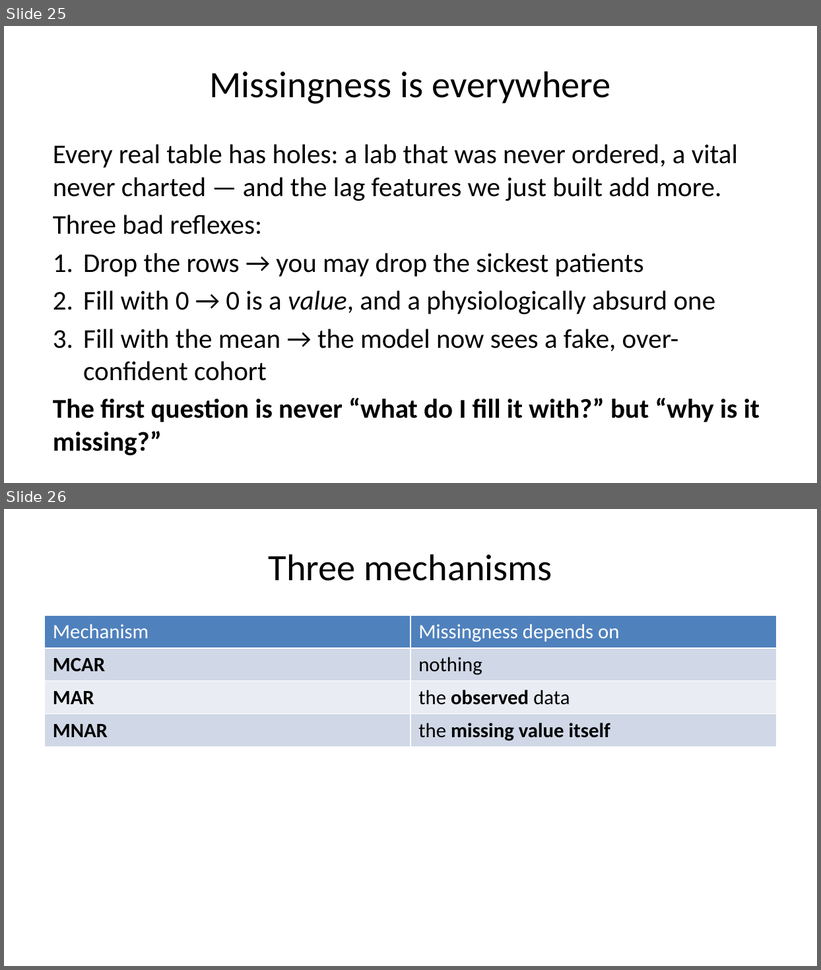
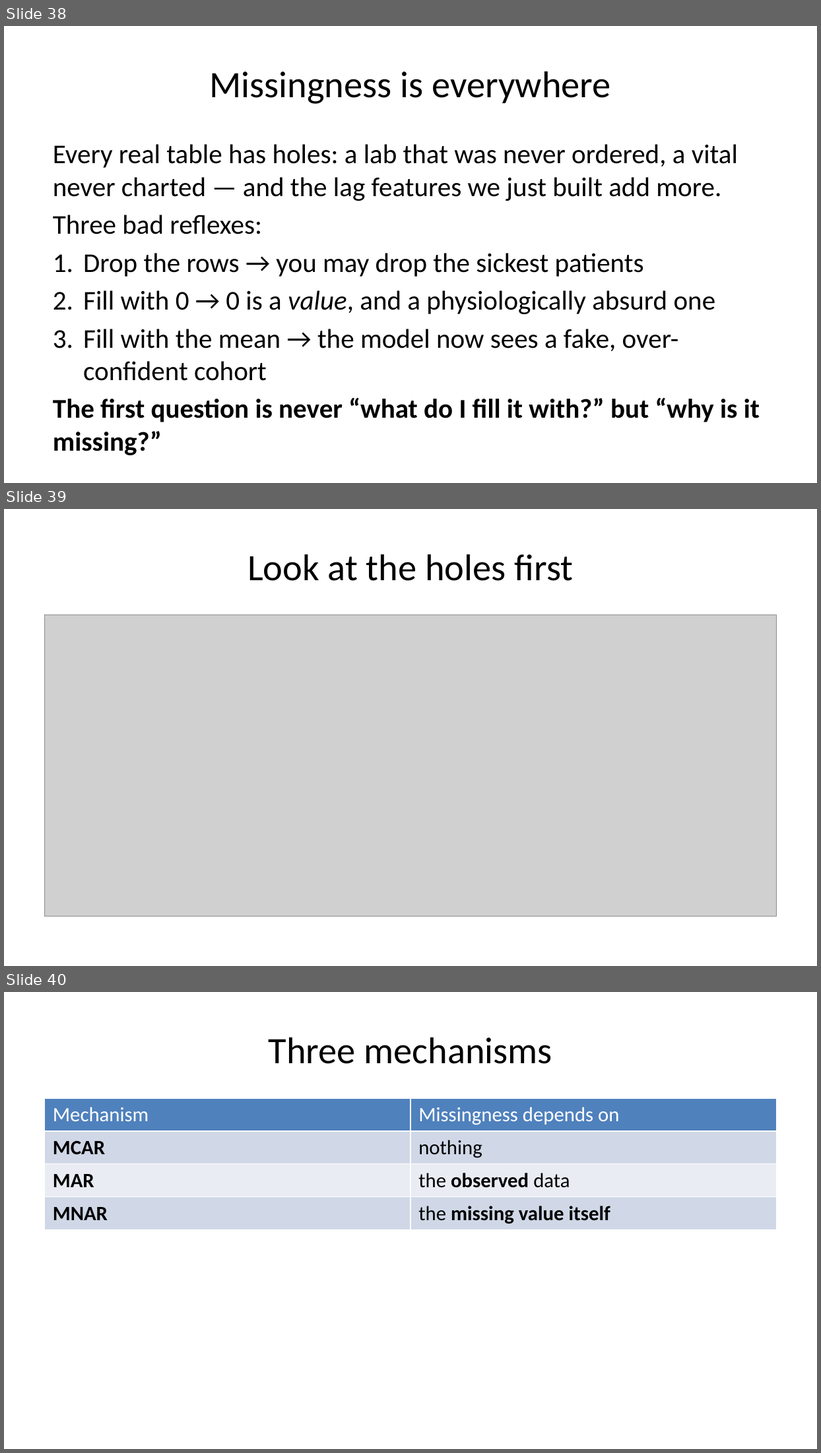
Before and after one commit to pauldubois98/AdcancedTopicsDataScience2026, a slide deck: Course02/slides.pptx. Shown one above the other, each under a label of ours: slides 25 and 26 before the commit, slides 38, 39 and 40 after it. The pictures are 821x970 and 821x1453 pixels, drawn with LibreOffice and Linux fonts; fonts in the diff are those of the drawing; grey boxes stand for pictures. Boxes give left, top, right and bottom in pixels: in the first picture for what was removed or moved away, otherwise in the second. Text is boxed around its words. In the diff, an @@ line names an element or a change of style, - is before the commit and + after.

```diff
--- a/Course02/slides.pptx
+++ b/Course02/slides.pptx
@@ slide 39 added at bbox=[4, 509, 817, 966], background #FFFFFF @@
@@ title added at bbox=[248, 554, 573, 581], 33 pt, text #000000 @@
+Look at the holes first
@@ picture added at bbox=[45, 615, 776, 917] @@
@@ what was slide 25 is now slide 38 @@
@@ what was slide 26 is now slide 40 @@
```
Also in this commit, not shown: 2 slides changed, 16 other slides added, 20 other files.
